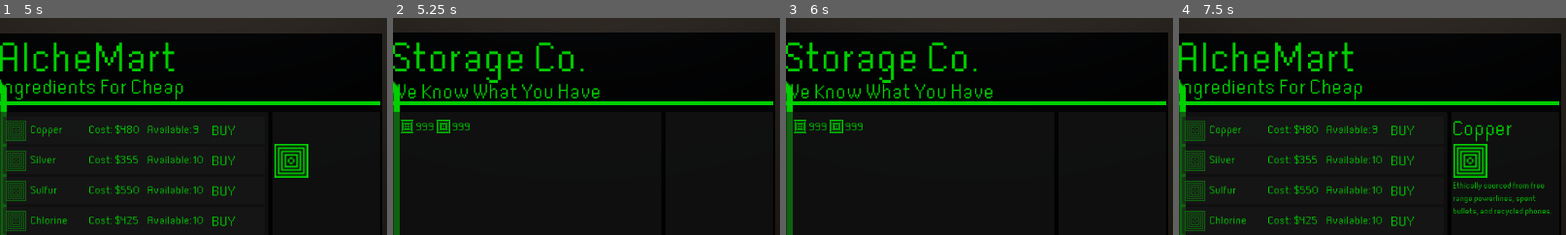
Above: before the commit, frames 1-4 (left to right).
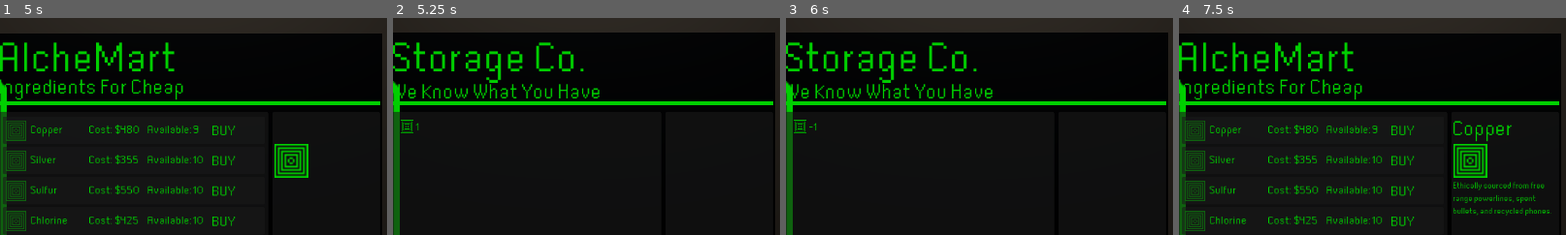
Above: after the commit, the same moments.

Repository: megajolt/Alchemist-Trade-Ltd.
Game: Godot game, scene res://Scenes/maingame.tscn
The game is run twice, just before and just after one commit, with the same random seed, the same clock (stepped at 60 frames per second) and the same inputs.
Inputs (mouse positions are % of the whole screen's width and height, from its top left):
- Up to frame 1 (5 s): click "BUY" at 0.5 s; click "❚❚" at 1.25 s; click "▶" at 2 s; click "▶▶" at 2.75 s; click "Pass Day" at 3.5 s; click "Available Contracts" at 4.25 s
- Up to frame 2 (5.25 s): click "<" at 5 s
- Up to frame 3 (6 s): click "Sell" at 5.75 s
- Up to frame 4 (7.5 s): click ">" at 6.5 s; click (43, 28) at 7.27 s
The pictures show only the part of the screen within x 26-75%, y 3-53%; the shares and areas given below are measured in that part.

Frame 1 is identical in both runs. In frame 2, 0.5% of the frame differs, in the area x 2-20%, y 46-54%; in frame 3, 0.5%; in frame 4, nothing differs.

Commit message:
Stock System Fully Implemented

Diff:
--- a/Scenes/StockUI.tscn
+++ b/Scenes/StockUI.tscn
@@ -2,7 +2,7 @@
 
 [ext_resource type="Theme" uid="uid://cxjmtitrmarst" path="res://2DAssets/UITheme.tres" id="1_t5yyk"]
 [ext_resource type="Texture2D" uid="uid://bysloq24bva4c" path="res://2DAssets/Background.png" id="2_ftny8"]
-[ext_resource type="Texture2D" uid="uid://dq8bgs2hkl5e" path="res://2DAssets/PlaceholderIcon.png" id="3_hw884"]
+[ext_resource type="Script" path="res://Scripts/StockIngredients.gd" id="3_eye1m"]
 
 [node name="StockUi" type="Control"]
 custom_minimum_size = Vector2(570, 570)
@@ -181,6 +181,7 @@
 offset_right = -0.225006
 offset_bottom = 0.174988
 theme = ExtResource("1_t5yyk")
+script = ExtResource("3_eye1m")
 
 [node name="ItemList" type="ItemList" parent="Ingredients"]
 layout_mode = 1
@@ -193,11 +194,9 @@
 offset_bottom = -0.100006
 theme = ExtResource("1_t5yyk")
 theme_override_font_sizes/font_size = 16
-item_count = 2
 max_columns = 8
 same_column_width = true
 fixed_column_width = 50
-item_0/text = "999"
-item_0/icon = ExtResource("3_hw884")
-item_1/text = "999"
-item_1/icon = ExtResource("3_hw884")
+
+[connection signal="pressed" from="Ingredient Info/Sell" to="Ingredients" method="_on_sell_pressed"]
+[connection signal="item_selected" from="Ingredients/ItemList" to="Ingredients" method="_on_item_list_item_selected"]
--- a/Scripts/Ingredients.gd
+++ b/Scripts/Ingredients.gd
@@ -2,6 +2,7 @@
 
 @onready var scrollPanel = self
 @onready var vBox = $ScrollContainer/VBoxContainer
+@onready var stockList=$"/root/Node3D/Camera3D/StockUi/Ingredients"
 
 var ingredient_scene = preload("res://Scenes/MarketItemThing.tscn")
 var ingredient_names = ["Copper","Silver","Sulfur","Chlorine","Platinum","Iron","Gold","Cinnamon","Ruby Dust","Uranium","Oxygen","Water","Hydrogen","Salt","Mercury","Coal","Bone Dust","Bananas","Tires","Styrofoam"]
--- a/Scripts/MarketItemThing.gd
+++ b/Scripts/MarketItemThing.gd
@@ -3,11 +3,14 @@
 @onready var currentStock = int($"Avail Num".text)
 @onready var price = int($"Cost Num".text)
 @onready var hudNode=$"/root/Node3D/Camera3D/HUD"
+@onready var stockList=$"/root/Node3D/Camera3D/StockUi/Ingredients"
 @onready var descriptionNode = $"/root/Node3D/Camera3D/MarketUi/Ingredient Info"
 var changeAmount=0;
+signal item_bought(item_name: String,cost: String,item_description: String)
 # Called when the node enters the scene tree for the first time.
 func _ready():
-	pass
+	var ingredients_callable = Callable(stockList, "_on_item_bought")
+	self.connect("item_bought",ingredients_callable)
 
 # Called every frame. 'delta' is the elapsed time since the previous frame.
 func _process(delta):
@@ -21,6 +24,7 @@
 		changeAmount-=int($"Cost Num".text)
 		hudNode.set_meta("ChangeAmount",changeAmount)
 		hudNode.set_meta("MoneyChange",true)
+		item_bought.emit($"Ingredient Title".text,$"Cost Num".text,get_meta("IngredientDescription"))
 
 
 
--- /dev/null
+++ b/Scripts/StockIngredients.gd
@@ -0,0 +1,56 @@
+extends Panel
+
+var image = Image.load_from_file("res://2DAssets/PlaceholderIcon.png")
+var texture = ImageTexture.create_from_image(image)
+
+var ingredientInfo
+var ingredientName
+var ingredientValue
+var ingredientDescription
+
+var item_descriptions=[]
+var item_names=[]
+var item_costs=[]
+
+@onready var hudNode=$"/root/Node3D/Camera3D/HUD"
+var changeAmount=0;
+
+func _ready():
+	ingredientInfo=$"/root/Node3D/Camera3D/StockUi/Ingredient Info"
+	ingredientName=$"/root/Node3D/Camera3D/StockUi/Ingredient Info/Ingredient Name"
+	ingredientDescription=$"/root/Node3D/Camera3D/StockUi/Ingredient Info/Ingredient Description"
+	ingredientValue=$"/root/Node3D/Camera3D/StockUi/Ingredient Info/Value"
+
+func _on_item_bought(item_name: String,cost: String,item_description: String):
+	var itemIndex=item_names.find(item_name)
+	if(itemIndex>=0):
+		print("item exists")
+		$ItemList.set_item_text(itemIndex,str((int($ItemList.get_item_text(itemIndex))+1)))
+	else:
+		item_names.append(item_name)
+		item_descriptions.append(item_description)
+		item_costs.append(cost)
+		$ItemList.add_item(str(1),texture)
+
+
+func _process(delta):
+	changeAmount=hudNode.get_meta("ChangeAmount")
+
+
+func _on_item_list_item_selected(index):
+	ingredientName.text=item_names[index]
+	ingredientDescription.text=item_descriptions[index]
+	ingredientValue.text=item_costs[index]
+
+
+func _on_sell_pressed():
+	changeAmount+=int(ingredientValue.text)
+	hudNode.set_meta("ChangeAmount",changeAmount)
+	hudNode.set_meta("MoneyChange",true)
+	var itemIndex=item_names.find(ingredientName.text)
+	$ItemList.set_item_text(itemIndex,str((int($ItemList.get_item_text(itemIndex))-1)))
+	if(int($ItemList.get_item_text(itemIndex))==0):
+		$ItemList.remove_item(itemIndex)
+		item_costs.remove_at(itemIndex)
+		item_descriptions.remove_at(itemIndex)
+		item_names.remove_at(itemIndex)
--- a/Scripts/maingame.gd
+++ b/Scripts/maingame.gd
@@ -7,7 +7,8 @@
 
 # Called when the node enters the scene tree for the first time.
 func _ready():
-	pass # Replace with function body.
+	pass
+
 # Called every frame. 'delta' is the elapsed time since the previous frame.
 func _process(delta):
 		if($Camera3D/RayCast3D.get_collider()==$"Ingredient Market/RigidBody3D"):
